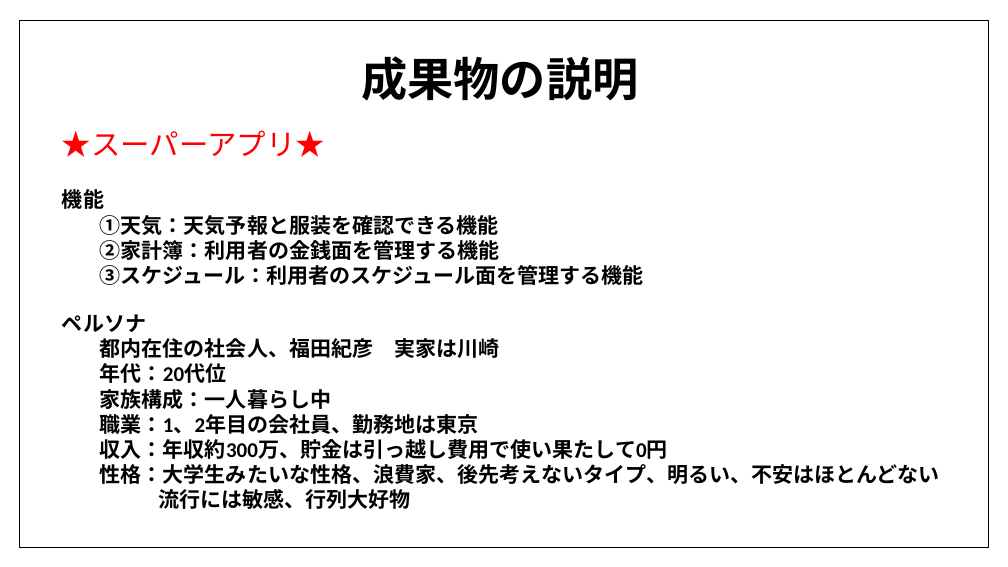
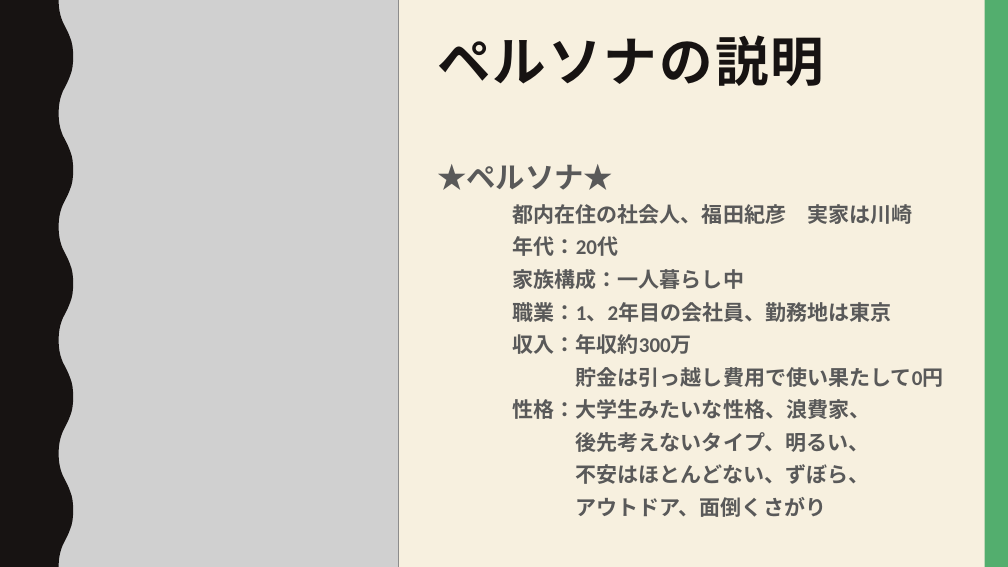
Before and after one commit to dojo2022/E-3, a slide deck: slide 8 of E3_配布資料/研修成果発表E3.pptx (slide 5 before the commit). Drawn at 1008x567 pixels with LibreOffice and Linux fonts; fonts in the diff are those of the drawing; grey boxes stand for pictures. Boxes give left, top, right and bottom in pixels: in the first picture for what was removed or moved away, otherwise in the second. Text is boxed around its words. In the diff, an @@ line names an element or a change of style, - is before the commit and + after.

```diff
--- a/E3_配布資料/研修成果発表E3.pptx
+++ b/E3_配布資料/研修成果発表E3.pptx
@@ background #FFFFFF to #F7F0DF @@
@@ freeform shape added at [0,0,73,567], fill #171312 @@
@@ rectangle removed at [19,20,988,547] @@
@@ picture added at [57,0,399,567] @@
@@ rectangle added at [985,0,1008,567], fill #53AE6E @@
@@ title removed at [361,56,638,101] @@
-成果物の説明
@@ title added at [437,35,824,86], 51 pt, text #171312, bold @@
+ペルソナの説明
@@ text "★ペルソナ★": place and size @@
-text "★ペルソナ★" at [62,130,940,509]
+text "★ペルソナ★" at [437,164,944,517]
@@ text at [437,164,613,190]: text changed; size 20 to 28 pt; text colour #000000 to #595959 @@
-★スーパーアプリ★
-機能
-①天気：天気予報と服装を確認できる機能
-②家計簿：利用者の金銭面を管理する機能
-③スケジュール：利用者のスケジュール面を管理する機能
-ペルソナ
+★ペルソナ★
@@ text at [513,204,912,322]: text colour #000000 to #595959 in "都内在住の社会人、福田紀彦 実家は川崎", "家族構成：一人暮らし中", "職業：1、2年目の会社員、勤務地は東京"; indent changed; more space between paragraphs @@
@@ text at [513,236,618,256]: text changed; text colour #000000 to #595959 @@
-年代：20代位
+年代：20代
@@ text at [513,334,944,517]: text changed; text colour #000000 to #595959 @@
-収入：年収約300万、貯金は引っ越し費用で使い果たして0円
-性格：大学生みたいな性格、浪費家、後先考えないタイプ、明るい、不安はほとんどない
-流行には敏感、行列大好物
+収入：年収約300万
+貯金は引っ越し費用で使い果たして0円
+性格：大学生みたいな性格、浪費家、
+後先考えないタイプ、明るい、
+不安はほとんどない、ずぼら、
+アウトドア、面倒くさがり
```
Also in this commit, not shown: 9 other slides changed, 7 slides added, 1 other file.
